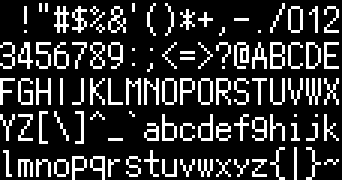
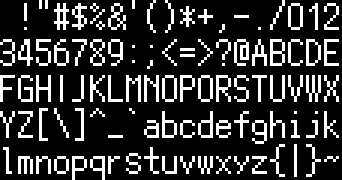
Revision of a layered 342 x 180 image; what changed, layer by layer:
painted on "Layer 13" over [0, 0, 339, 180]
